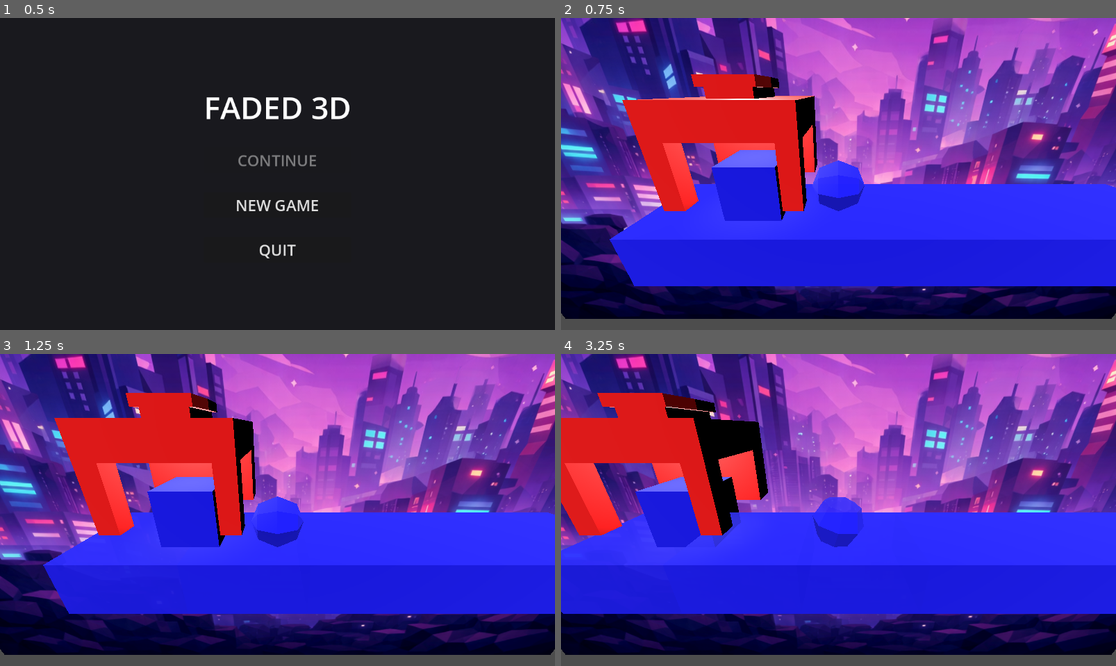
Above: before the commit, frames 1-4 (two rows, left to right).
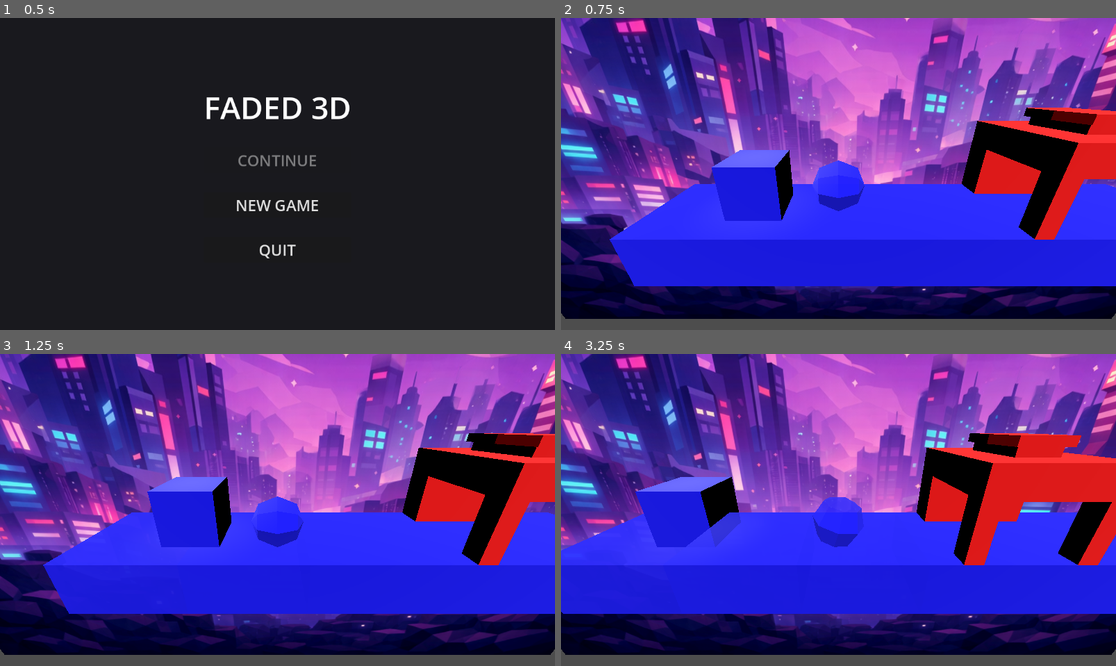
Above: after the commit, the same moments.

Repository: NimaAbdollahipour/VaultJam-faded-3d
Game: Godot game, scene res://UI/StartMenu.tscn
Two runs of this game, one before a commit and one after it. Both use one fixed random seed, a clock stepped at 60 frames per second and the inputs below.
Inputs:
- Up to frame 1 (0.5 s): no input
- Up to frame 2 (0.75 s): click "NEW GAME" at 0.5 s
- Up to frame 3 (1.25 s): no input
- Up to frame 4 (3.25 s): tap Enter (ui_accept) at 1.25, 1.52, 2.27 s; hold Right (ui_right) 1.28-2.03 s; hold Left (ui_left) 2.03-2.78 s; hold Right (ui_right) from 2.78 s (still down)

Frame 1 is identical in both runs. In frame 2, 17% of the frame differs, in the area x 11-100%, y 18-72%; in frame 3, 17%; in frame 4, 21%, in the area x 0-100%, y 12-68%.

Commit message:
add the theme music

Diff:
--- /dev/null
+++ b/UI/audio_manager.gd
@@ -0,0 +1,33 @@
+extends Node
+
+var music_player: AudioStreamPlayer
+var theme_resource: AudioStream
+
+func _ready() -> void:
+	music_player = AudioStreamPlayer.new()
+	add_child(music_player)
+
+	# Load the resource once
+	if FileAccess.file_exists("res://assets/theme.mp3"):
+		theme_resource = load("res://assets/theme.mp3")
+		music_player.stream = theme_resource
+		music_player.bus = "Master"
+		music_player.process_mode = Node.PROCESS_MODE_ALWAYS # Keep running so we can control it during pause
+
+func play_music() -> void:
+	if music_player.stream and not music_player.playing:
+		music_player.play()
+
+func stop_music() -> void:
+	if music_player.playing:
+		music_player.stop()
+
+func pause_music() -> void:
+	if music_player.playing:
+		music_player.stream_paused = true
+
+func resume_music() -> void:
+	if music_player.stream_paused:
+		music_player.stream_paused = false
+	elif not music_player.playing:
+		music_player.play()
--- a/UI/game_ui.gd
+++ b/UI/game_ui.gd
@@ -12,6 +12,10 @@
 
 	# Add to group so other objects can call us
 	add_to_group("GameManager")
+
+	# Stop music during gameplay
+	if has_node("/root/AudioManager"):
+		get_node("/root/AudioManager").stop_music()
 
 func _input(event: InputEvent) -> void:
 	if event.is_action_pressed("ui_cancel"):
@@ -40,6 +44,8 @@
 	lose_panel.visible = true
 	get_tree().paused = true
 	Input.set_mouse_mode(Input.MOUSE_MODE_VISIBLE)
+	if has_node("/root/AudioManager"):
+		get_node("/root/AudioManager").play_music()
 
 func level_complete() -> void:
 	if win_panel.visible or lose_panel.visible:
@@ -48,6 +54,8 @@
 	win_panel.visible = true
 	get_tree().paused = true
 	Input.set_mouse_mode(Input.MOUSE_MODE_VISIBLE)
+	if has_node("/root/AudioManager"):
+		get_node("/root/AudioManager").play_music()
 
 func _on_retry_pressed() -> void:
 	get_tree().paused = false
@@ -75,3 +83,10 @@
 	else:
 		# End of game or unknown level, go back to menu
 		get_tree().change_scene_to_file("res://UI/StartMenu.tscn")
+
+func _exit_tree() -> void:
+	# When leaving the scene (e.g. to menu), ensure music is playing if we were paused?
+	# Actually, if we quit to menu, we want music.
+	# If we restart, we want music.
+	# If logic is robust, StartMenu calls play_music().
+	pass
--- a/UI/start_menu.gd
+++ b/UI/start_menu.gd
@@ -15,6 +15,9 @@
 	else:
 		# Fallback if autoload isn't working for some reason
 		continue_button.disabled = true
+
+	if has_node("/root/AudioManager"):
+		get_node("/root/AudioManager").play_music()
 
 func _on_continue_pressed() -> void:
 	if has_node("/root/SaveManager"):
--- a/levels/level_1.tscn
+++ b/levels/level_1.tscn
@@ -39,6 +39,7 @@
 transform = Transform3D(1, 0, 0, 0, 1, 0, 0, 0, 1, 28, -2, 0)
 
 [node name="ColorSwitcher" parent="." instance=ExtResource("6_l53as")]
+transform = Transform3D(-4.371139e-08, 0, -1, 0, 1, 0, 1, 0, -4.371139e-08, 11, -1, 0)
 switcher_color = "Red"
 
 [node name="RigidBody3D" parent="." instance=ExtResource("2_bt44k")]
--- a/project.godot
+++ b/project.godot
@@ -18,6 +18,7 @@
 [autoload]
 
 SaveManager="*res://UI/save_manager.gd"
+AudioManager="*res://UI/audio_manager.gd"
 
 [rendering]
 
Not shown, added: UI/audio_manager.gd.uid
Not shown, added: assets/theme.mp3.import
Not shown, added: assets/theme.mp3
